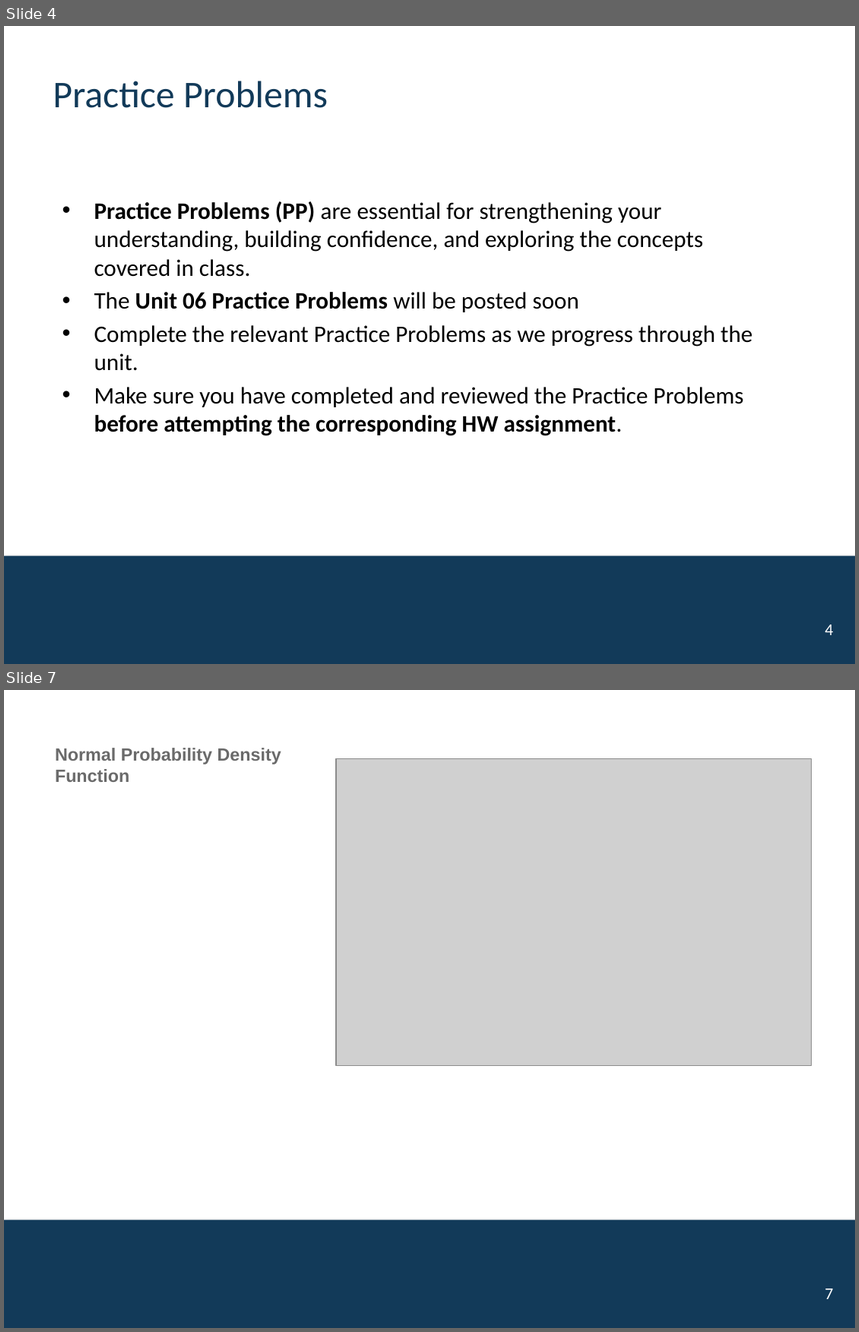
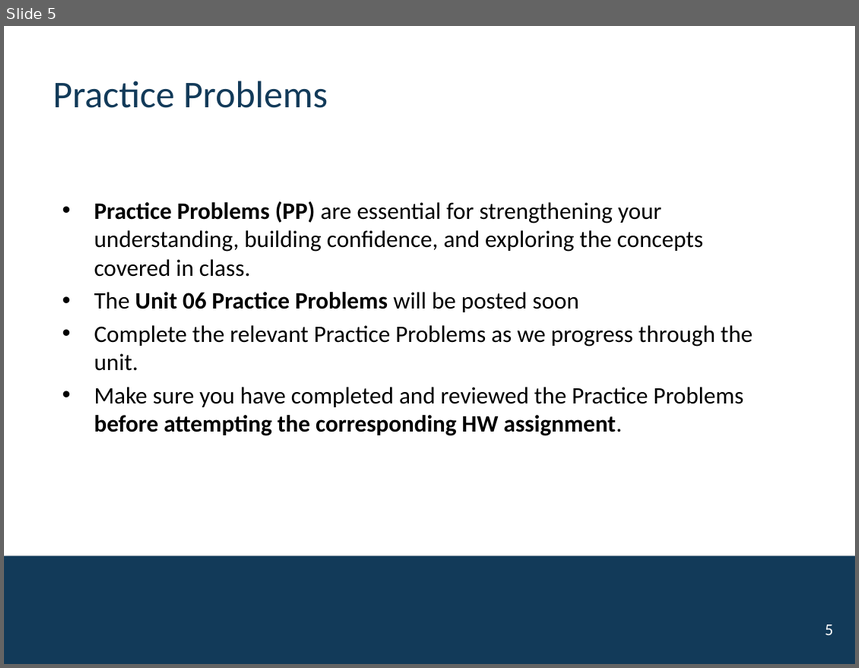
Before and after one commit to mutasim221B/CWRU-STAT-312-Fall-26, a slide deck: docs/activities/Unit-06-Normal-CTL.pptx. Shown one above the other, each under a label of ours: slides 4 and 7 before the commit, slide 5 after it; the slides between them are not shown. The pictures are 859x1332 and 859x668 pixels, drawn with LibreOffice and Linux fonts; fonts in the diff are those of the drawing; grey boxes stand for pictures; background and template pictures are left out. Boxes give left, top, right and bottom in pixels: in the first picture for what was removed or moved away, otherwise in the second. Text is boxed around its words. In the diff, an @@ line names an element or a change of style, - is before the commit and + after.

```diff
--- a/docs/activities/Unit-06-Normal-CTL.pptx
+++ b/docs/activities/Unit-06-Normal-CTL.pptx
@@ slide 7 removed at (4,690,855,1328), background #FFFFFF; not listed: 1 template element that a slide beside it also shows @@
@@ title removed at (55,748,281,782) @@
-Normal Probability Density Function
@@ picture removed at (336,759,811,1066) @@
@@ page number removed at (825,1289,833,1300) @@
-7
@@ what was slide 4 is now slide 5 @@
@@ page number at (825,625,833,636): text changed @@
-4
+5
```
Also in this commit, not shown: 1 slide changed, 9 other slides removed, 15 other files.
